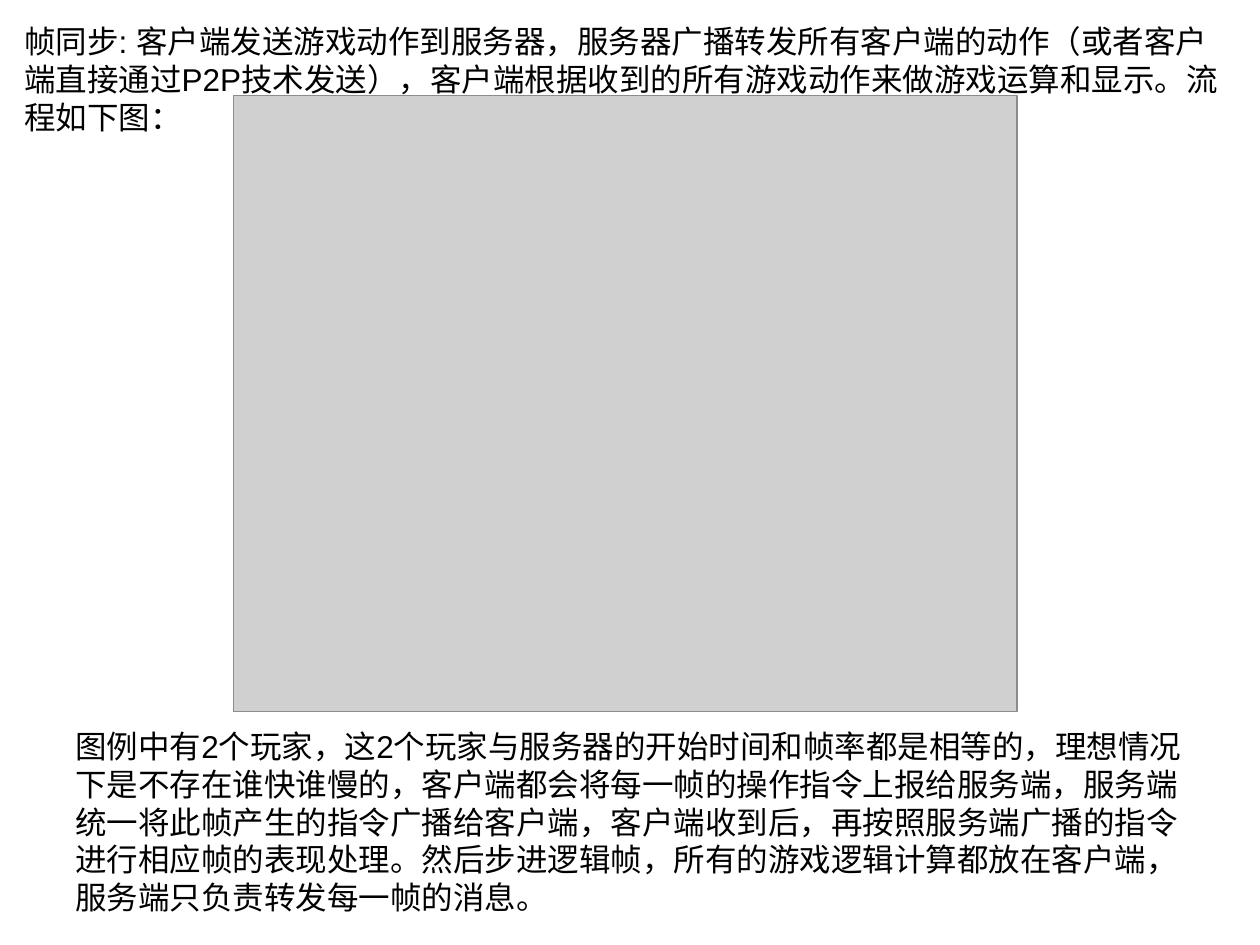
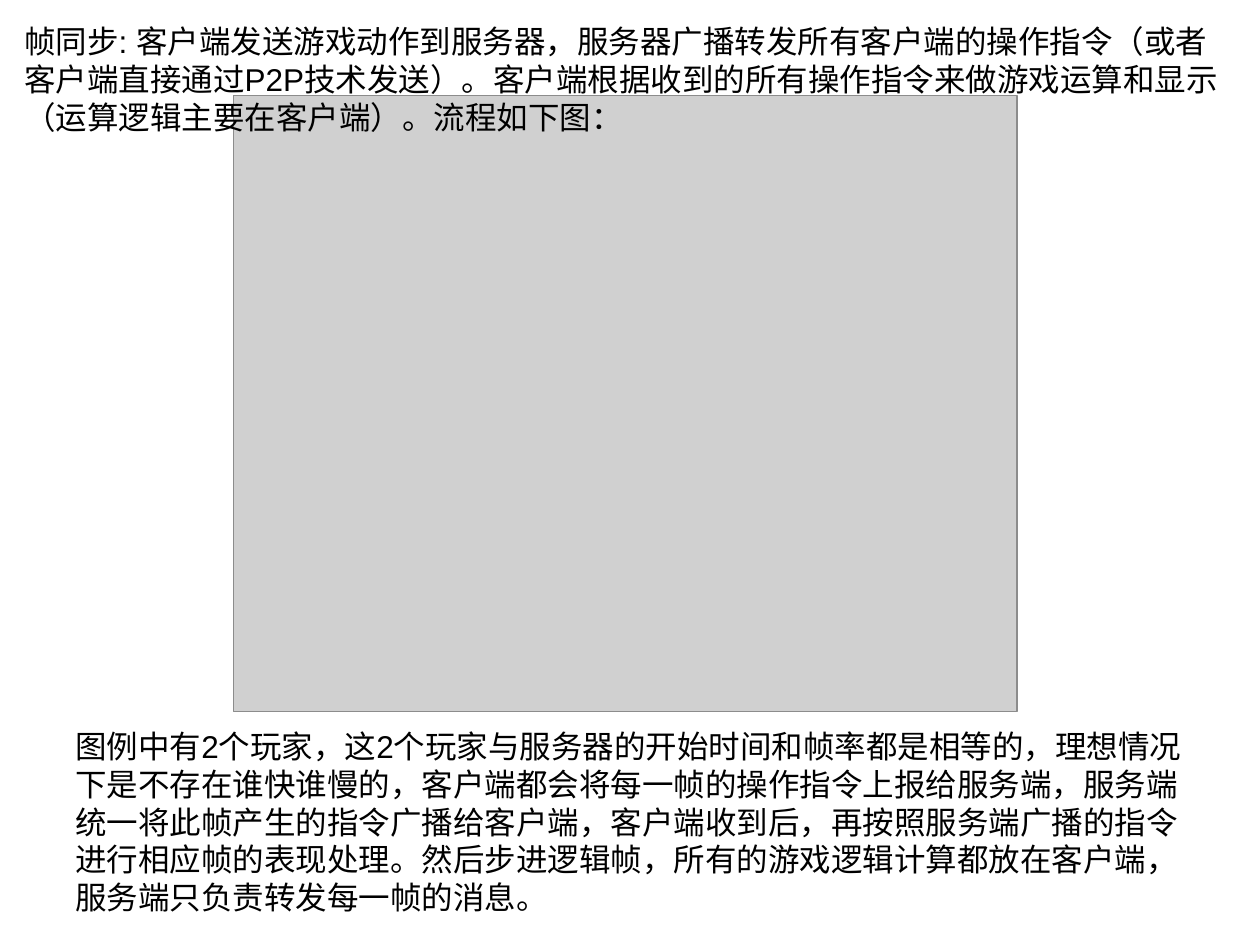
Before and after one commit to cyk88888888/LockStep-StateSynchronization, a slide deck: slide 3 of 浅析帧同步和状态同步.ppt. Drawn at 1260x945 pixels with LibreOffice and Linux fonts; fonts in the diff are those of the drawing; grey boxes stand for pictures. Boxes give left, top, right and bottom in pixels: in the first picture for what was removed or moved away, otherwise in the second. Text is boxed around its words. In the diff, an @@ line names an element or a change of style, - is before the commit and + after.

```diff
--- a/浅析帧同步和状态同步.ppt
+++ b/浅析帧同步和状态同步.ppt
@@ text at (x1=24, y1=26, x2=1218, y2=138): text changed @@
-帧同步: 客户端发送游戏动作到服务器，服务器广播转发所有客户端的动作（或者客户端直接通过P2P技术发送），客户端根据收到的所有游戏动作来做游戏运算和显示。流程如下图：
+帧同步: 客户端发送游戏动作到服务器，服务器广播转发所有客户端的操作指令（或者客户端直接通过P2P技术发送）。客户端根据收到的所有操作指令来做游戏运算和显示（运算逻辑主要在客户端）。流程如下图：
```
Also in this commit, not shown: 3 other slides changed, 11 slides added, 8 slides removed, 8 other files.
